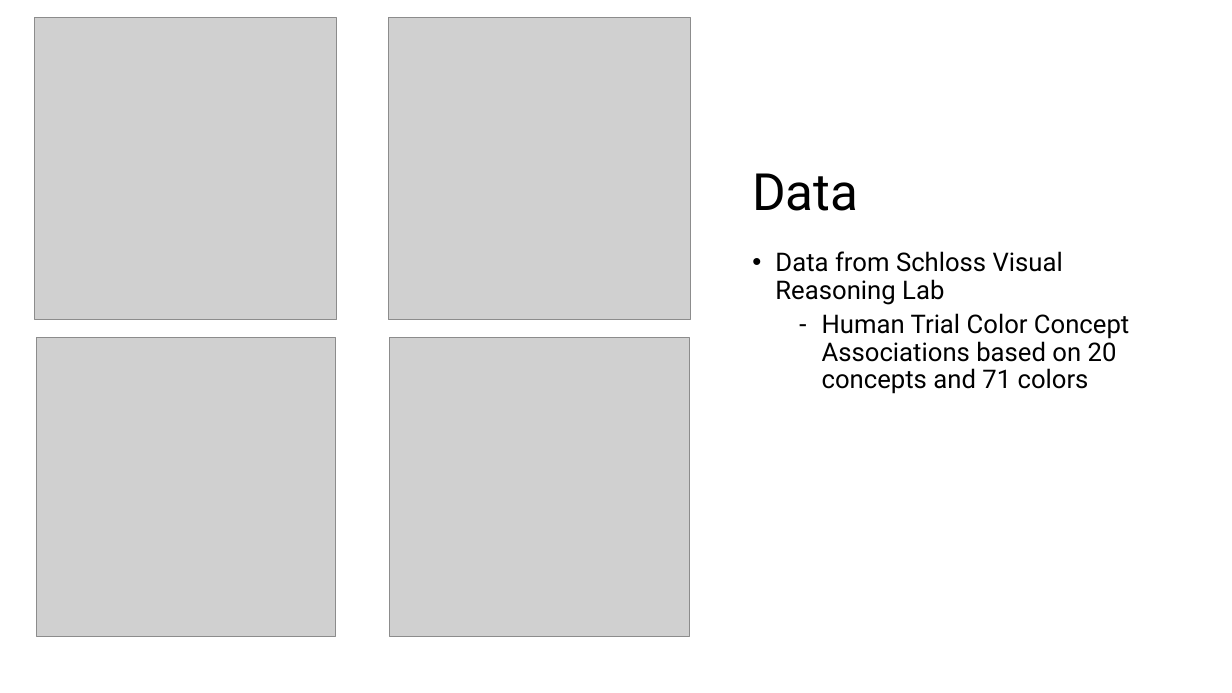
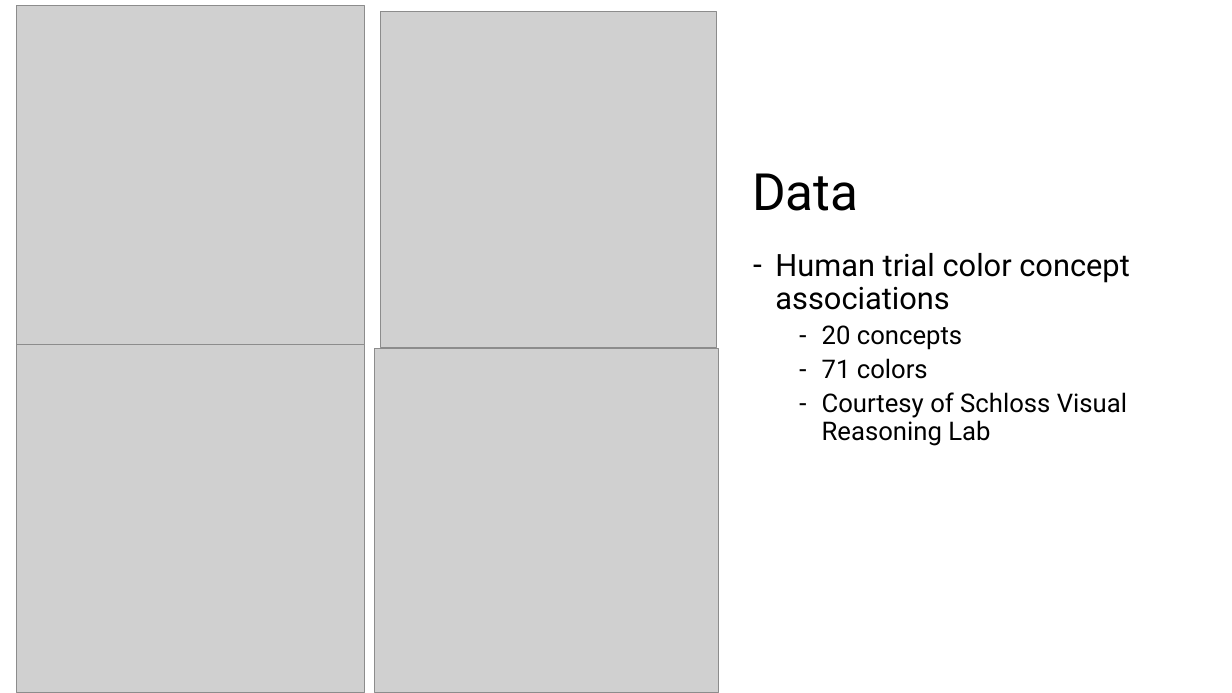
Before and after one commit to ryan-moreno/BMI_771_project, a slide deck: slide 10 of Presentation.pptx. Drawn at 1232x693 pixels with LibreOffice and Linux fonts; fonts in the diff are those of the drawing; grey boxes stand for pictures. Boxes give left, top, right and bottom in pixels: in the first picture for what was removed or moved away, otherwise in the second. Text is boxed around its words. In the diff, an @@ line names an element or a change of style, - is before the commit and + after.

```diff
--- a/Presentation.pptx
+++ b/Presentation.pptx
@@ picture: place and size @@
-picture at (35,18,337,320)
+picture at (17,6,365,354)
@@ picture: place and size @@
-picture at (388,18,690,320)
+picture at (381,12,717,348)
@@ text at (775,253,1129,446): text changed @@
-• Data from Schloss Visual Reasoning Lab
-  – Human Trial Color Concept Associations based on 20 concepts and 71 colors
+– Human trial color concept associations
+  – 20 concepts
+  – 71 colors
+  – Courtesy of Schloss Visual Reasoning Lab
@@ picture: place and size @@
-picture at (36,337,335,637)
+picture at (17,345,365,693)
@@ picture: place and size @@
-picture at (390,337,689,637)
+picture at (375,348,719,692)
```
Also in this commit, not shown: 16 other slides changed, 2 slides added, 2 slides removed.
